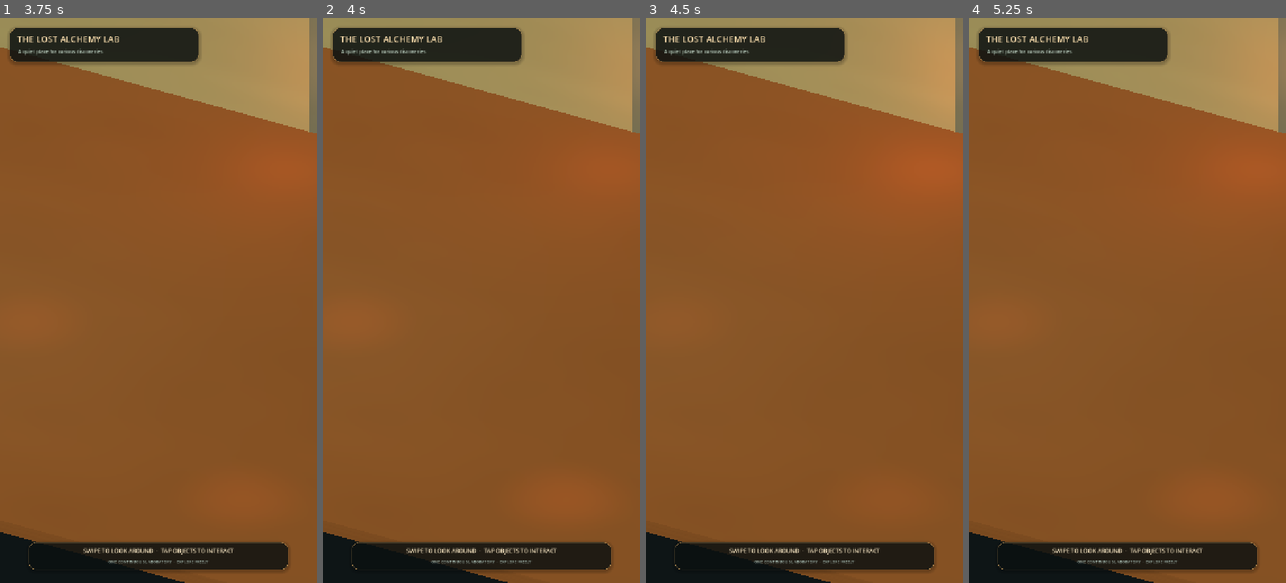
Above: before the commit, frames 1-4 (left to right).
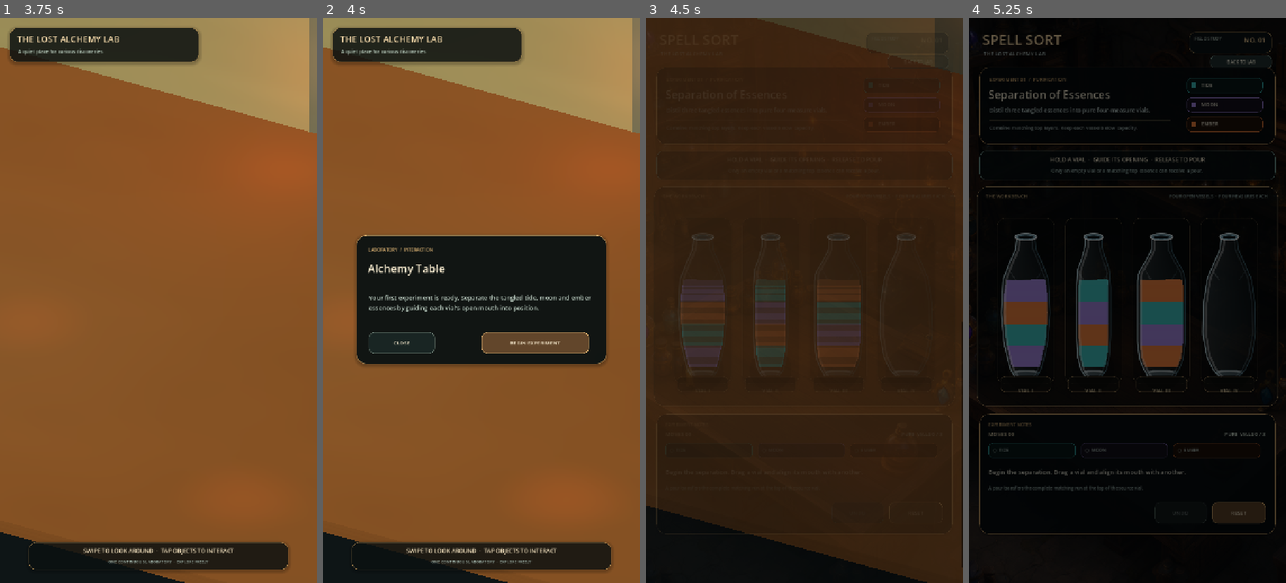
Above: after the commit, the same moments.

Repository: Kryodo/spell-sort-game
Game: Godot game, scene res://scenes/lab_room_prototype.tscn
Two runs of this game, one before a commit and one after it. Both use one fixed random seed, a clock stepped at 60 frames per second and the inputs below.
Inputs (mouse positions are in pixels of both pictures, inside the frame that each line leads up to):
- Up to frame 1 (3.75 s): move the mouse to (228, 272) at 0.52 s; click (228, 272) at 0.67 s; tap Enter at 1.25, 2.75 s; drag from (95, 328) to (142, 413) at 1.27 s; tap Space at 2, 3.5 s; move the mouse to (190, 176) at 2.02 s; click (190, 176) at 2.17 s; drag from (142, 413) to (63, 215) at 2.77 s; move the mouse to (253, 385) at 3.52 s; click (253, 385) at 3.67 s
- Up to frame 2 (4 s): no input
- Up to frame 3 (4.5 s): click (858, 340) at 4.25 s, where only the run after the commit has a clickable "BEGIN EXPERIMENT"
- Up to frame 4 (5.25 s): click (1241, 63) at 5 s, where only the run after the commit has a clickable "BACK TO LAB"

Frame 1 is identical in both runs. In frame 2, 18% of the frame differs, in the area x 10-90%, y 38-62%; in frame 3, 95%; in frame 4, 96%, in the area x 0-100%, y 0-100%.

Commit message:
Prepare in-world workbench presentation

Diff:
--- a/scripts/lab_room_prototype.gd
+++ b/scripts/lab_room_prototype.gd
@@ -145,14 +145,14 @@
 	var green := _mat(Color(0.35, 0.62, 0.35), 0.0, 0.22)
 
 	# Main workbench in the foreground.
-	_add_box("WorkbenchTop", Vector3(2.75, 0.22, 1.42), Vector3(0.0, 1.12, 1.63), wood_light)
-	_add_box("WorkbenchFrontApron", Vector3(2.56, 0.32, 0.16), Vector3(0.0, 0.86, 2.25), wood)
-	_add_box("WorkbenchDrawer", Vector3(0.82, 0.21, 0.08), Vector3(0.0, 0.88, 2.34), wood_light)
-	_add_box("WorkbenchDrawerPull", Vector3(0.18, 0.045, 0.05), Vector3(0.0, 0.88, 2.405), brass)
-	for x in [-1.13, 1.13]:
-		for z in [1.12, 2.10]:
-			_add_box("WorkbenchLeg", Vector3(0.20, 0.98, 0.20), Vector3(x, 0.52, z), wood)
-	_add_box("WorkbenchLowerBrace", Vector3(2.30, 0.13, 0.14), Vector3(0.0, 0.34, 1.62), wood)
+	_add_box("WorkbenchTop", Vector3(5.70, 0.22, 4.20), Vector3(0.0, 1.12, 1.63), wood_light)
+	_add_box("WorkbenchFrontApron", Vector3(5.42, 0.32, 0.16), Vector3(0.0, 0.86, 3.67), wood)
+	_add_box("WorkbenchDrawer", Vector3(1.12, 0.21, 0.08), Vector3(0.0, 0.88, 3.76), wood_light)
+	_add_box("WorkbenchDrawerPull", Vector3(0.22, 0.045, 0.05), Vector3(0.0, 0.88, 3.82), brass)
+	for x in [-2.42, 2.42]:
+		for z in [-0.12, 3.34]:
+			_add_box("WorkbenchLeg", Vector3(0.22, 0.98, 0.22), Vector3(x, 0.52, z), wood)
+	_add_box("WorkbenchLowerBrace", Vector3(5.05, 0.13, 0.14), Vector3(0.0, 0.34, 1.62), wood)
 
 	# Grimoire resting on the workbench.
 	var book := _add_box("GrimoireCover", Vector3(0.80, 0.13, 0.92), Vector3(-0.48, 1.30, 1.62), _mat(Color(0.26, 0.25, 0.40)))
@@ -229,7 +229,7 @@
 	main_lab.position = MAIN_LAB_OFFSET
 	add_child(main_lab)
 	_spawn_parent = main_lab
-	_add_box("WorkbenchRug", Vector3(4.05, 0.035, 2.75), Vector3(0.0, 0.025, 1.15), _mat(Color(0.23, 0.28, 0.22)))
+	_add_box("WorkbenchRug", Vector3(6.15, 0.035, 4.62), Vector3(0.0, 0.025, 1.15), _mat(Color(0.23, 0.28, 0.22)))
 	_build_props()
 	_build_main_interactables()
 
@@ -357,7 +357,7 @@
 	_register_interactable(
 		"alchemy_table", "Alchemy Table",
 		"Your first experiment is ready. Separate the tangled tide, moon and ember essences by guiding each vial's open mouth into position.",
-		Vector3(0.0, 1.17, 1.72), Vector3(3.60, 0.42, 2.00)
+		Vector3(0.0, 1.17, 1.72), Vector3(5.80, 0.42, 4.40)
 	)
 	_register_interactable(
 		"grimoire", "The Grimoire",
